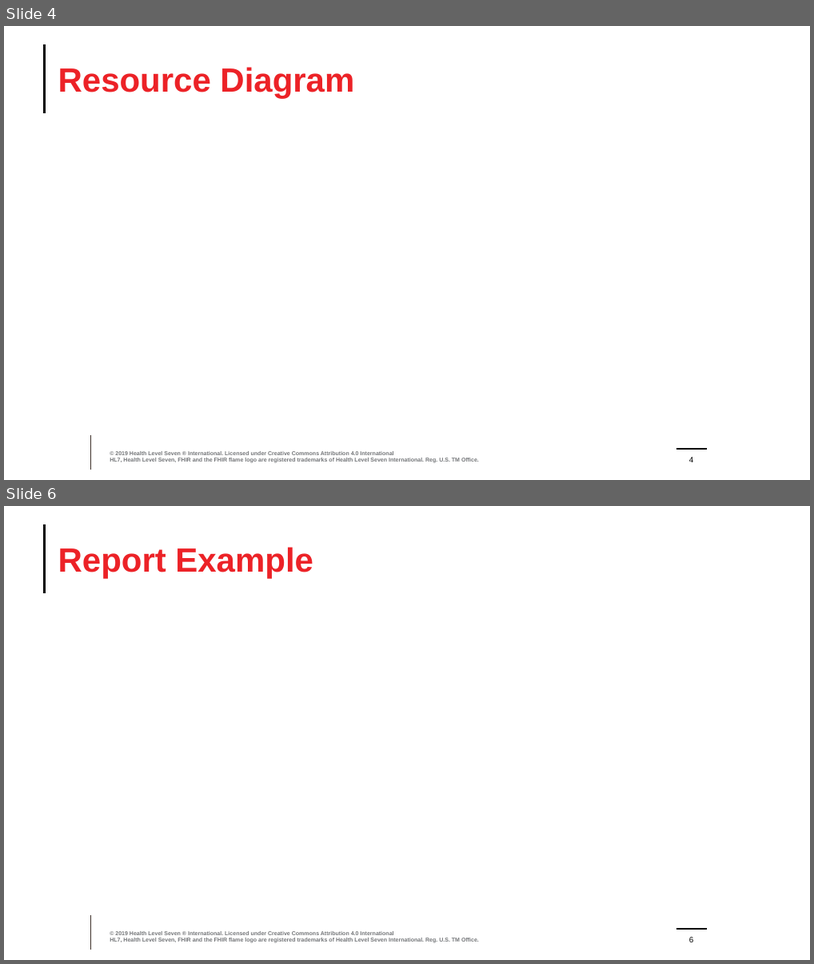
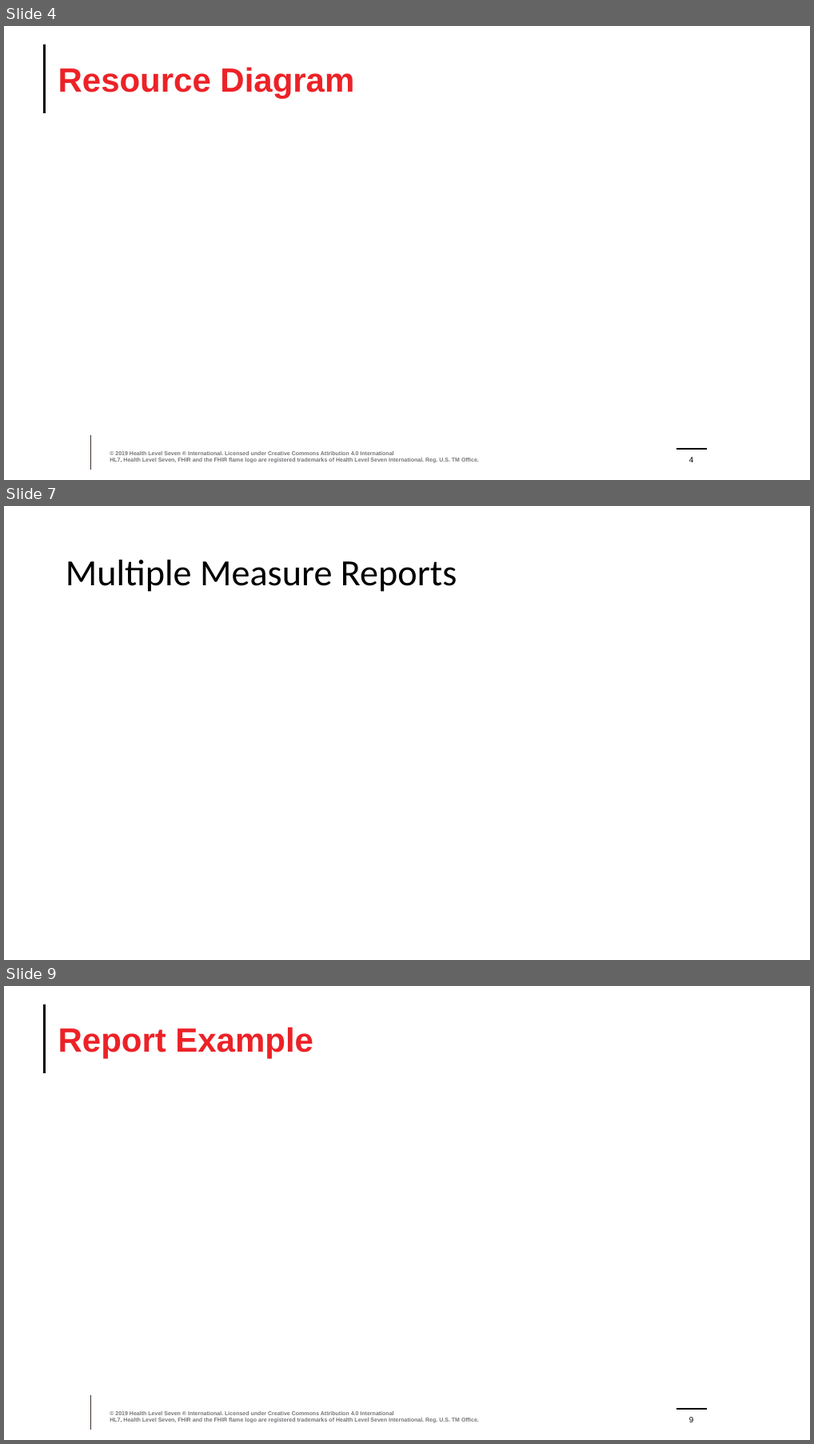
Before and after one commit to HL7/davinci-ra, a slide deck: input/images/Source/Risk Adjustment Images.pptx. Shown one above the other, each under a label of ours: slides 4 and 6 before the commit, slides 4, 7 and 9 after it; the slides between them are not shown. The pictures are 814x964 and 814x1444 pixels, drawn with LibreOffice and Linux fonts; fonts in the diff are those of the drawing; background and template pictures are left out. Boxes give left, top, right and bottom in pixels: in the first picture for what was removed or moved away, otherwise in the second. Text is boxed around its words. In the diff, an @@ line names an element or a change of style, - is before the commit and + after.

```diff
--- a/input/images/Source/Risk Adjustment Images.pptx
+++ b/input/images/Source/Risk Adjustment Images.pptx
@@ slide 7 added at (4, 506, 810, 960), background #FFFFFF @@
@@ title added at (66, 560, 457, 592), 44 pt, text #000000 @@
+Multiple Measure Reports
@@ what was slide 6 is now slide 9 @@
```
Also in this commit, not shown: 1 slide changed, 2 other slides added, 4 other files.
